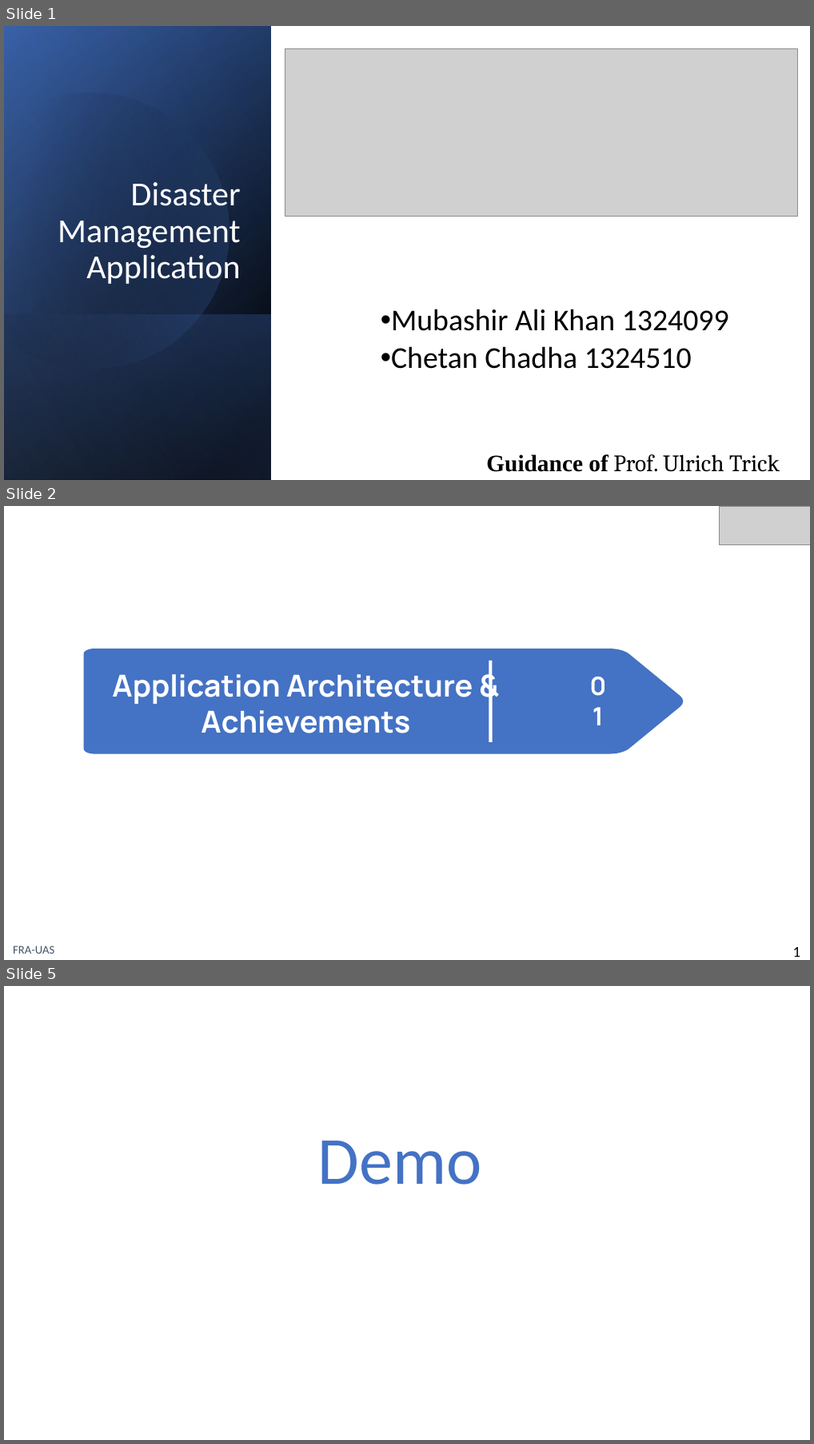
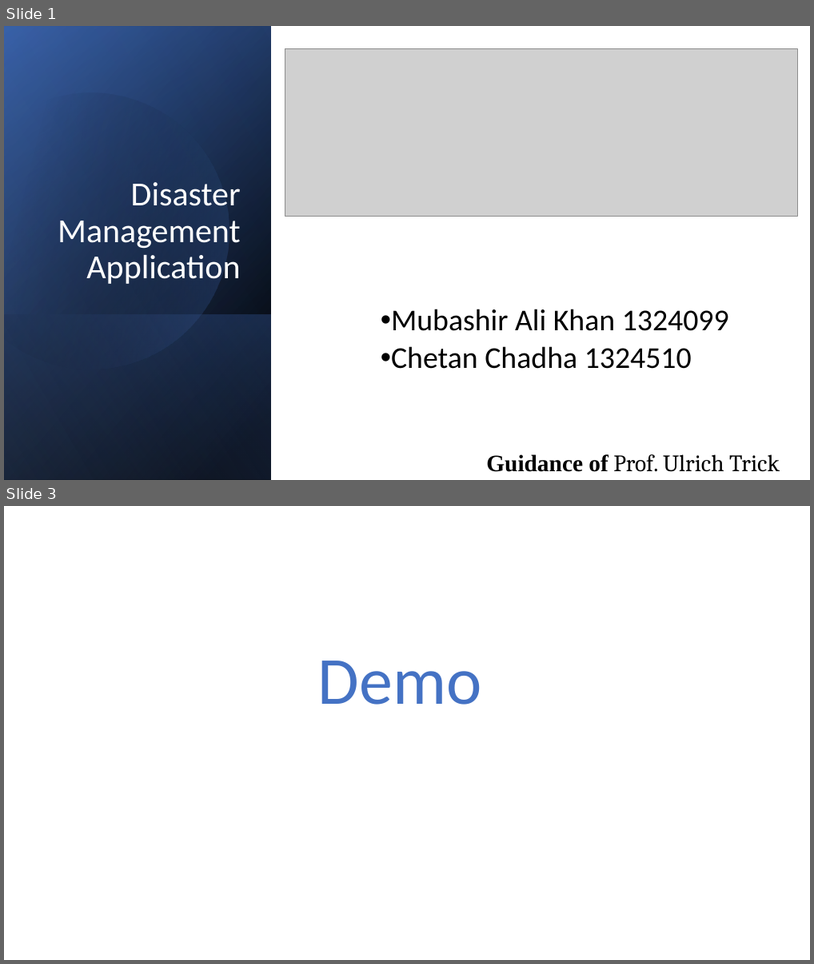
Before and after one commit to chetan2510/MCProject, a slide deck: DisasterManagementPresentation.pptx. Shown one above the other, each under a label of ours: slides 1, 2 and 5 before the commit, slides 1 and 3 after it; the slides between them are not shown. The pictures are 814x1444 and 814x964 pixels, drawn with LibreOffice and Linux fonts; fonts in the diff are those of the drawing; grey boxes stand for pictures. Boxes give left, top, right and bottom in pixels: in the first picture for what was removed or moved away, otherwise in the second. Text is boxed around its words. In the diff, an @@ line names an element or a change of style, - is before the commit and + after.

```diff
--- a/DisasterManagementPresentation.pptx
+++ b/DisasterManagementPresentation.pptx
@@ slide 2 removed at bbox=[4, 506, 810, 960], background #FFFFFF @@
@@ picture removed at bbox=[720, 506, 810, 544] @@
@@ freeform shape removed at bbox=[84, 648, 685, 754] @@
@@ line removed from (491, 660) to (491, 742) @@
@@ text removed at bbox=[112, 674, 473, 733] @@
-Application Architecture &
-Achievements
@@ text removed at bbox=[579, 682, 618, 719] @@
-01
@@ text removed at bbox=[13, 945, 54, 953] @@
-FRA-UAS
@@ text removed at bbox=[794, 947, 802, 956] @@
-1
@@ what was slide 5 is now slide 3 @@
```
Also in this commit, not shown: 1 slide changed, 1 other slide removed.
